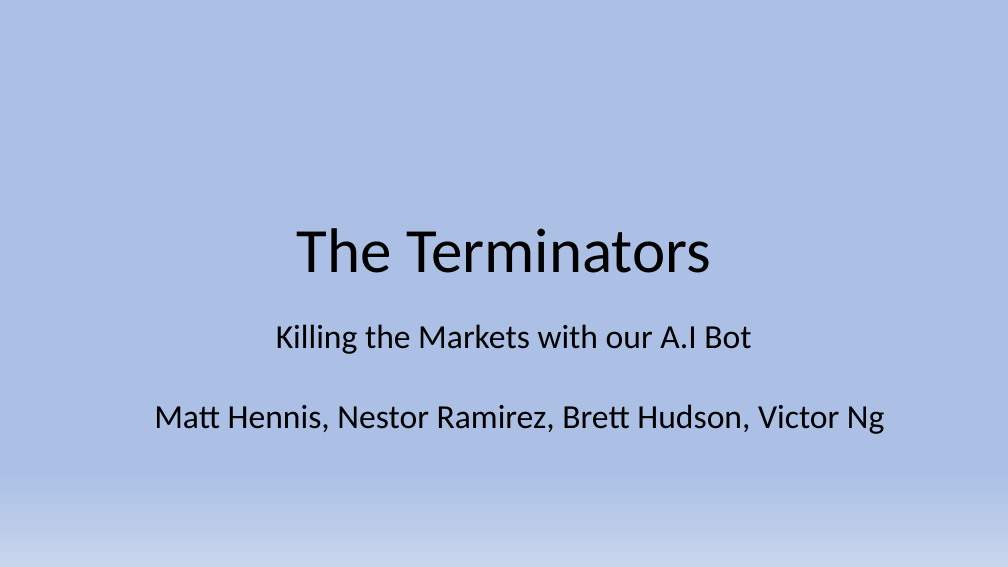
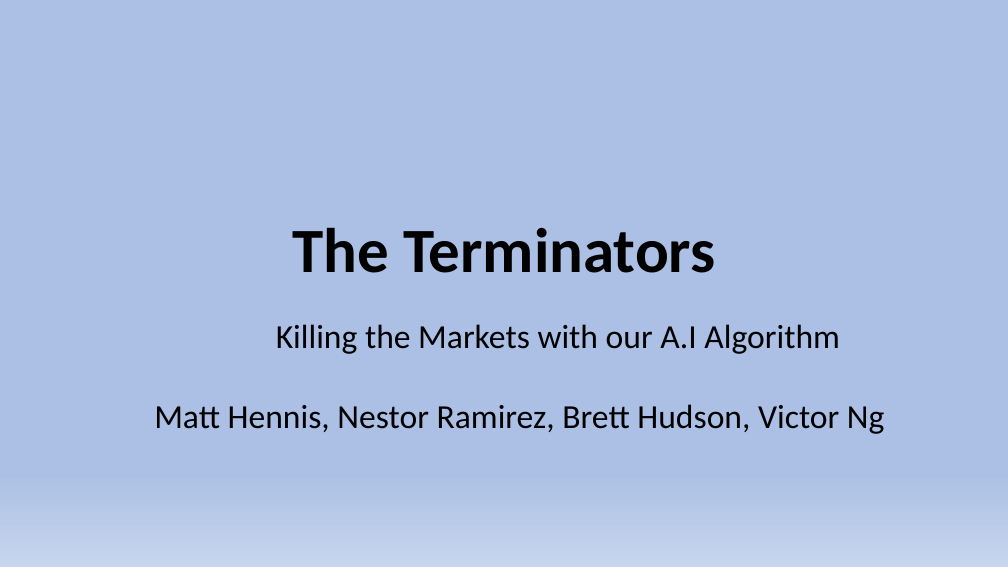
Before and after one commit to nestor39/trading_algorithm, a slide deck: slide 1 of Project_3.pptx. Drawn at 1008x567 pixels with LibreOffice and Linux fonts; fonts in the diff are those of the drawing; grey boxes stand for pictures. Boxes give left, top, right and bottom in pixels: in the first picture for what was removed or moved away, otherwise in the second. Text is boxed around its words. In the diff, an @@ line names an element or a change of style, - is before the commit and + after.

```diff
--- a/Project_3.pptx
+++ b/Project_3.pptx
@@ title "The Terminators" at (292,227,716,273): bold on @@
@@ text at (276,324,839,354): text changed @@
-Killing the Markets with our A.I Bot
+Killing the Markets with our A.I Algorithm
```
Also in this commit, not shown: 7 other slides changed, 2 slides added, 2 other files.
